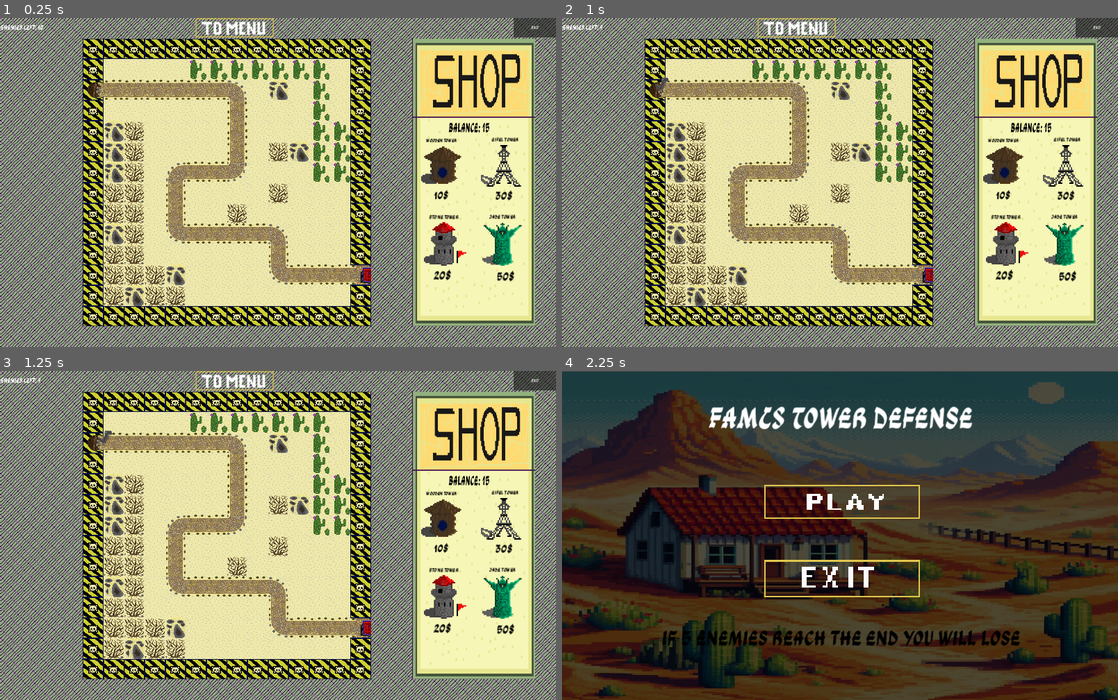
Above: before the commit, frames 1-4 (two rows, left to right).
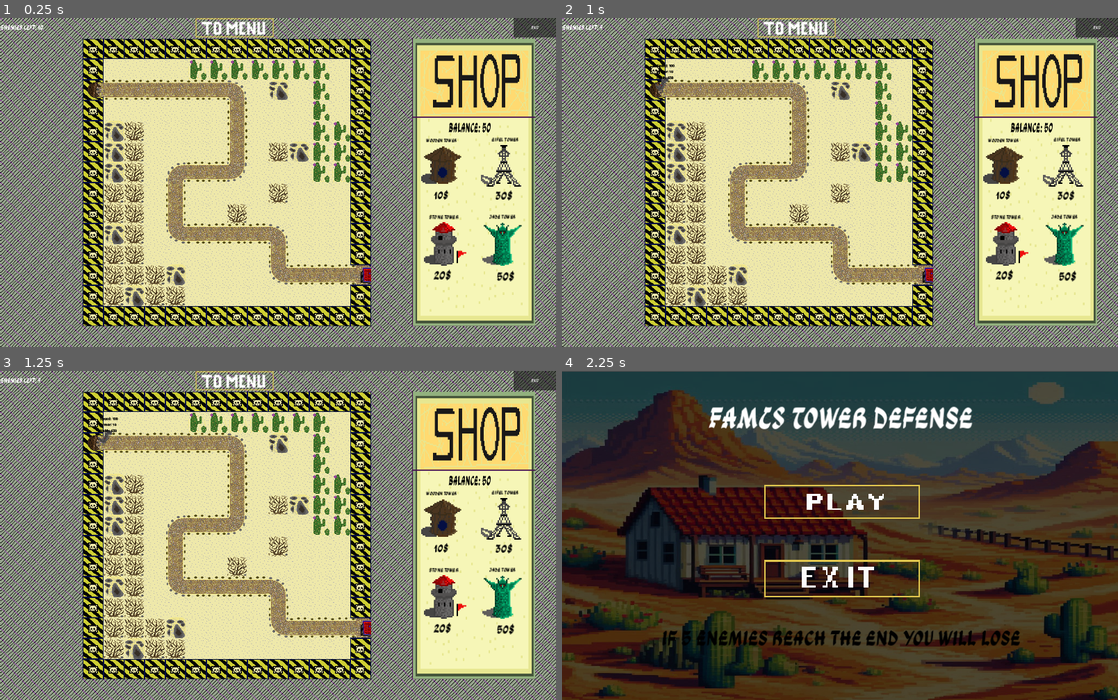
Above: after the commit, the same moments.

Repository: viselogya/FAMCS_TD_GAME_GODOT
Game: Godot game, scene res://level_1.tscn
Two runs of this game, one before a commit and one after it. Both use one fixed random seed, a clock stepped at 60 frames per second and the inputs below. This scene is started directly instead of the project's main scene. Sound files missing from this copy of the repository are replaced by a short silence.
Inputs (mouse positions are in pixels of both pictures, inside the frame that each line leads up to):
- Up to frame 1 (0.25 s): no input
- Up to frame 2 (1 s): tap Enter at 0.5 s; move the mouse to (962, 166) at 0.52 s; click (962, 166) at 0.67 s
- Up to frame 3 (1.25 s): no input
- Up to frame 4 (2.25 s): click (795, 380) at 1.25 s; tap Space at 2 s; move the mouse to (728, 551) at 2.02 s; click (728, 551) at 2.17 s

The runs differ from the first frame. In frame 1, less than 0.1% of the frame differs, in the area x 86-89%, y 31-35%; in frame 2, less than 0.1%; in frame 3, less than 0.1%, in the area x 18-89%, y 13-35%; in frame 4, nothing differs.

Commit message:
добавил анимацию лазера jade_tower

Diff:
--- a/Enemies/Enemy.gd
+++ b/Enemies/Enemy.gd
@@ -20,7 +20,7 @@
 	$unit_stats/Vbox/Speed.set_text("Speed: " + str(Speed))
 	$unit_stats/Vbox/Armor.set_text("Armor: " + str(Armor))
 	$unit_stats/Vbox/Helth.set_text("Helth: " + str(Helth))
-	$unit_stats.set_visible(false)
+	#$unit_stats.set_visible(false)
 	previous_position = global_position
 	saved_speed = Speed
 	print(saved_speed)
--- /dev/null
+++ b/Towers/jade_bullet.gd
@@ -0,0 +1 @@
+extends Node2D
--- a/Towers/jade_tower.gd
+++ b/Towers/jade_tower.gd
@@ -1,13 +1,61 @@
-extends Tower
+extends Node2D
 
+enum states {
+	PASSIVE,
+	ACTIVE,
+}
 
-# Called when the node enters the scene tree for the first time.
+signal tower_is_cell(cell_position)
+
+var current_state = states.PASSIVE
+
+var loaded = true
+var watching_enemies = []
+
+@export var reload_time: float
+
+@onready var laser_line = $laser_line
+@onready var music_laser = $laser_line/music_laser
+
+var target
+
 func _ready():
-	super._ready()
+	$upgrade_menu.cell.connect(_on_cell_pressed)
 
+func _process(delta):
+	if watching_enemies.is_empty() == false:
+		current_state = states.ACTIVE
+		if music_laser.is_playing() == false:
+			music_laser.play()
+		$animation_tower.set_animation("active")
+		shoot(watching_enemies[0])
+	else:
+		current_state = states.PASSIVE
+		$animation_tower.set_animation("passive")
+		music_laser.stop()
 
-func get_bullet_scene_path():
-	return "res://Towers/wooden_bullet.tscn"
+func shoot(attack_obj : Enemy):
+	target = attack_obj
+	laser_line.shoot_laser(attack_obj)
 
-func get_type_of_tower():
-	return "jade_tower"
+func _on_visibility_radius_area_entered(area):
+	watching_enemies.append(area.get_parent())
+
+func _on_visibility_radius_area_exited(area):
+	watching_enemies.erase(area.get_parent())
+	if target == area.get_parent():
+		laser_line.stop_shooting()
+
+func _on_reload_timer_timeout():
+	loaded = true
+
+func _on_cell_pressed():
+	tower_is_cell.emit(get_global_position())
+	get_tree
+	queue_free()
+
+func _on_upgrade_menu_button_pressed():
+	if $upgrade_menu.is_visible() == true:
+		$upgrade_menu.set_visible(false)
+	else:
+		$upgrade_menu.set_visible(true)
--- a/Towers/jade_tower.tscn
+++ b/Towers/jade_tower.tscn
@@ -1,10 +1,11 @@
-[gd_scene load_steps=9 format=3 uid="uid://cvqt6woaxmgam"]
+[gd_scene load_steps=10 format=3 uid="uid://cvqt6woaxmgam"]
 
 [ext_resource type="Texture2D" uid="uid://d08psifcqp40y" path="res://Towers/jade_tower/10.png" id="1_dolqd"]
 [ext_resource type="Script" path="res://Towers/jade_tower.gd" id="1_tnr4y"]
-[ext_resource type="PackedScene" uid="uid://d4c1ncu1dfiha" path="res://Towers/wooden_bullet.tscn" id="2_2bx24"]
 [ext_resource type="Texture2D" uid="uid://d2h8cnj25ric1" path="res://Towers/jade_tower/10.1.png" id="2_7rt8i"]
+[ext_resource type="Script" path="res://Towers/laser.gd" id="2_hnmbs"]
 [ext_resource type="PackedScene" uid="uid://dkliv62b0lxb" path="res://upgrade_menu.tscn" id="3_c2cjb"]
+[ext_resource type="AudioStream" uid="uid://vr12bgtg80i2" path="res://Sounds/inferno.wav" id="3_nqm7v"]
 
 [sub_resource type="SpriteFrames" id="SpriteFrames_rssqh"]
 animations = [{
@@ -33,10 +34,19 @@
 
 [node name="jade_tower" type="Node2D"]
 script = ExtResource("1_tnr4y")
-reload_time = 1.5
 
-[node name="wooden_bullet" parent="." instance=ExtResource("2_2bx24")]
-damage = 350.0
+[node name="laser_line" type="Line2D" parent="."]
+z_index = 1
+script = ExtResource("2_hnmbs")
+laser_width = 10.0
+
+[node name="damage_timer" type="Timer" parent="laser_line"]
+wait_time = 0.3
+autostart = true
+
+[node name="music_laser" type="AudioStreamPlayer2D" parent="laser_line"]
+stream = ExtResource("3_nqm7v")
+volume_db = -10.306
 
 [node name="animation_tower" type="AnimatedSprite2D" parent="."]
 position = Vector2(48, 48)
@@ -51,8 +61,6 @@
 [node name="CollisionShape2D" type="CollisionShape2D" parent="animation_tower/visibility_radius"]
 shape = SubResource("CircleShape2D_7g18t")
 
-[node name="reload_timer" type="Timer" parent="."]
-
 [node name="upgrade_menu" parent="." instance=ExtResource("3_c2cjb")]
 visible = false
 z_index = 1
@@ -61,7 +69,7 @@
 position = Vector2(48, 48)
 shape = SubResource("RectangleShape2D_xohco")
 
+[connection signal="timeout" from="laser_line/damage_timer" to="laser_line" method="_on_damage_timer_timeout"]
 [connection signal="area_entered" from="animation_tower/visibility_radius" to="." method="_on_visibility_radius_area_entered"]
 [connection signal="area_exited" from="animation_tower/visibility_radius" to="." method="_on_visibility_radius_area_exited"]
-[connection signal="timeout" from="reload_timer" to="." method="_on_reload_timer_timeout"]
 [connection signal="pressed" from="upgrade_menu_button" to="." method="_on_upgrade_menu_button_pressed"]
--- /dev/null
+++ b/Towers/laser.gd
@@ -0,0 +1,42 @@
+extends Node2D
+
+@export var laser_width: float = 2.0
+@export var laser_color: Color = Color(1, 0, 0)
+@export var damage = 30.0
+
+var target: Node2D = null
+var is_shooting: bool = false
+
+@onready var music_laser = $music_laser
+
+func _ready():
+	visible = false
+	self.default_color = laser_color
+	self.width = laser_width
+
+func shoot_laser(target: Node2D):
+	self.target = target
+	var cur_pos = Vector2.ZERO
+	cur_pos.x += 48
+	cur_pos.y += 24
+	self.points = [cur_pos, Vector2.ZERO]
+	self.visible = true
+	is_shooting = true
+
+func stop_shooting():
+	self.visible = false
+	is_shooting = false
+	target = null
+
+func _process(delta: float):
+	if is_shooting and target:
+		if target.is_inside_tree():
+			var local_target_pos = to_local(target.global_position)
+			self.points[1] = local_target_pos
+		else:
+			stop_shooting()
+
+
+func _on_damage_timer_timeout():
+	if target != null:
+		target.take_damage(damage)
--- a/Towers/tower.gd
+++ b/Towers/tower.gd
@@ -55,7 +55,7 @@
 func _on_visibility_radius_area_entered(area):
 	watching_enemies.append(area.get_parent())
 	if tower_type == "eifel_tower":
-		area.get_parent().set_speed(50)
+		area.get_parent().set_speed(area.get_parent().get_speed() - 100)
 
 func _on_visibility_radius_area_exited(area):
 	watching_enemies.erase(area.get_parent())
--- a/level_1.tscn
+++ b/level_1.tscn
@@ -173,7 +173,6 @@
 script = ExtResource("1_vwa21")
 
 [node name="shop" parent="." instance=ExtResource("19_tsso5")]
-balance = 15
 
 [node name="Wave_spawner" parent="." instance=ExtResource("3_f0gpo")]
 quantity_enemies_in_level = 10
